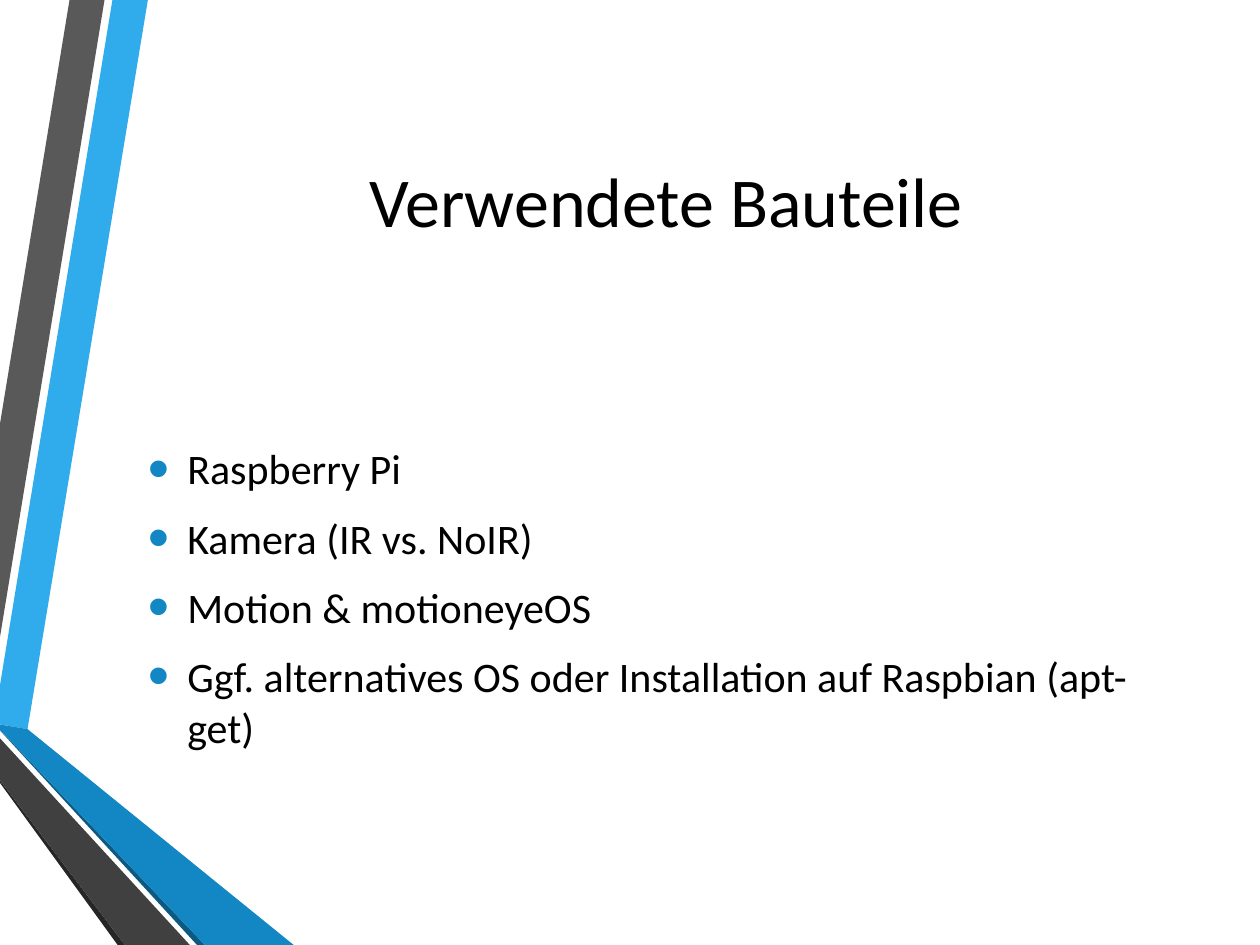
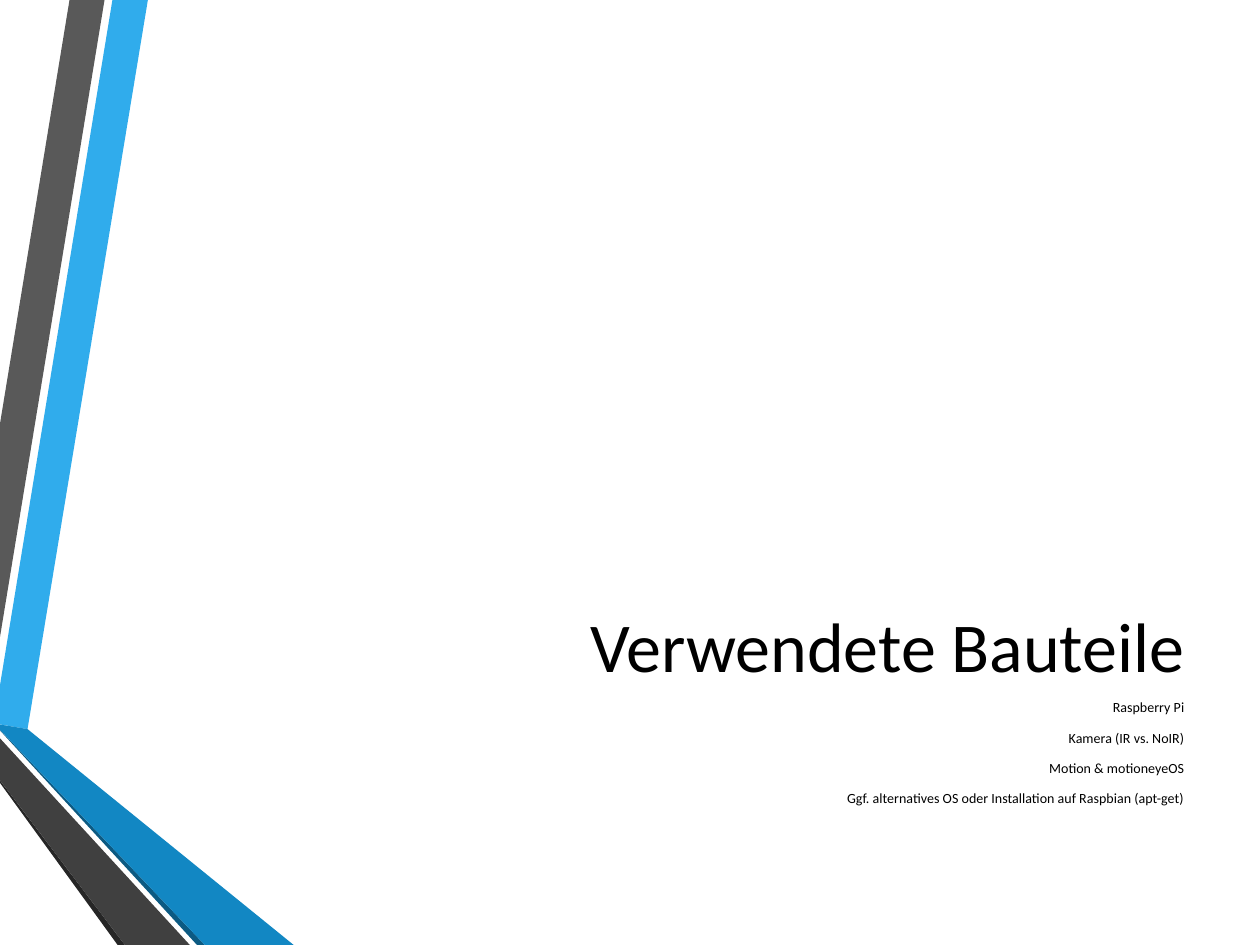
Before and after one commit to domeix/RSPiNoIR, a slide deck: slide 5 of Praesi.pptx (slide 6 before the commit). Drawn at 1260x945 pixels with LibreOffice and Linux fonts; fonts in the diff are those of the drawing; background and template pictures are left out. Boxes give left, top, right and bottom in pixels: in the first picture for what was removed or moved away, otherwise in the second. Text is boxed around its words. In the diff, an @@ line names an element or a change of style, - is before the commit and + after.

```diff
--- a/Praesi.pptx
+++ b/Praesi.pptx
@@ title "Verwendete Bauteile": place and size @@
-title "Verwendete Bauteile" at (369,178,963,228)
+title "Verwendete Bauteile" at (591,623,1185,673)
@@ title "Verwendete Bauteile" at (591,623,1185,673): alignment centre to right; vertical alignment middle to bottom @@
@@ text "Raspberry Pi": place and size @@
-text "Raspberry Pi" at (187,454,1126,751)
+text "Raspberry Pi" at (847,702,1184,806)
@@ text "Raspberry Pi" at (847,702,1184,806): size 24 to 8 pt; alignment left to right; bullet • to none; less space between paragraphs; vertical alignment middle to top @@
```
Also in this commit, not shown: 8 other slides changed, 4 slides added, 1 slide removed.
